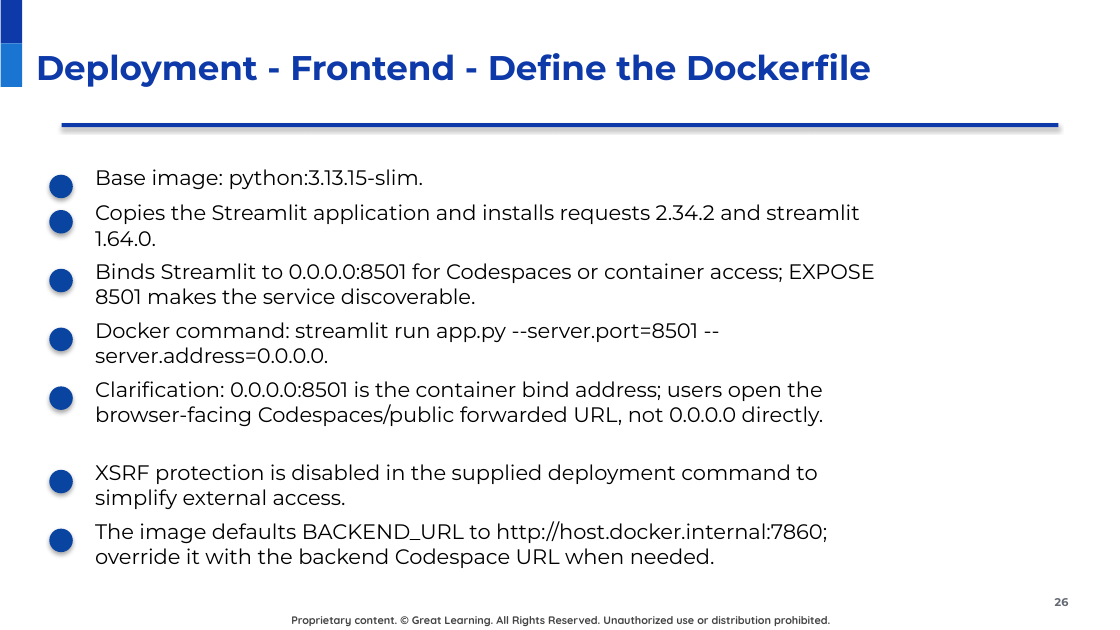
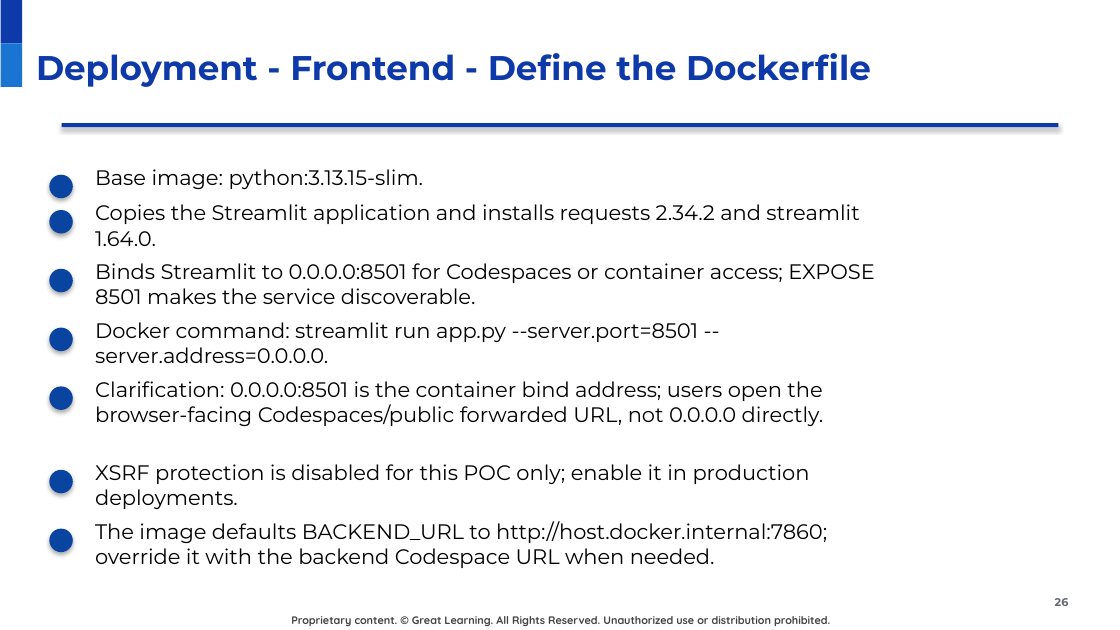
Before and after one commit to raovutukoor1/aurora-stay-qna-120-token-option, a slide deck: slide 26 of presentations/Aurora_Stays_RAG_120_Token_Option.pptx. Drawn at 1120x630 pixels with LibreOffice and Linux fonts; fonts in the diff are those of the drawing; background and template pictures are left out. Boxes give left, top, right and bottom in pixels: in the first picture for what was removed or moved away, otherwise in the second. Text is boxed around its words. In the diff, an @@ line names an element or a change of style, - is before the commit and + after.

Commit message:
Clarify POC-only XSRF setting

```diff
--- a/presentations/Aurora_Stays_RAG_120_Token_Option.pptx
+++ b/presentations/Aurora_Stays_RAG_120_Token_Option.pptx
@@ text at [95, 464, 810, 509]: text changed @@
-XSRF protection is disabled in the supplied deployment command to simplify external access.
+XSRF protection is disabled for this POC only; enable it in production deployments.
```
Also in this commit, not shown: 1 other file.
